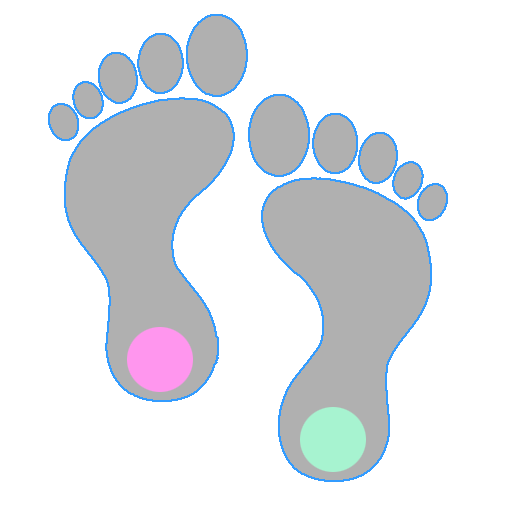
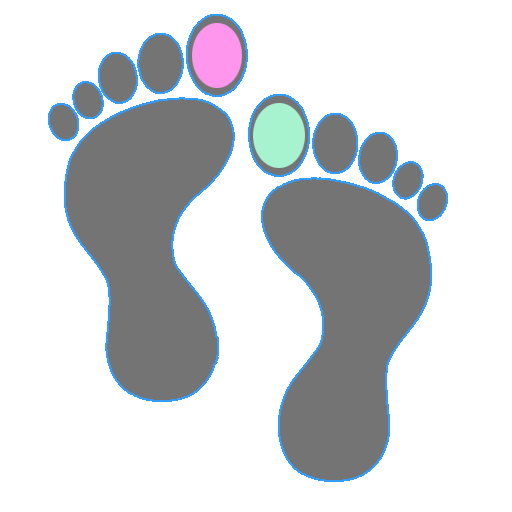
Layered file, before and after one edit (512x512). Changes by layer:
painted on "left" over [127, 23, 242, 392]
painted on "right" over [253, 103, 366, 472]
painted on "Layer 0" over [50, 16, 446, 480]
